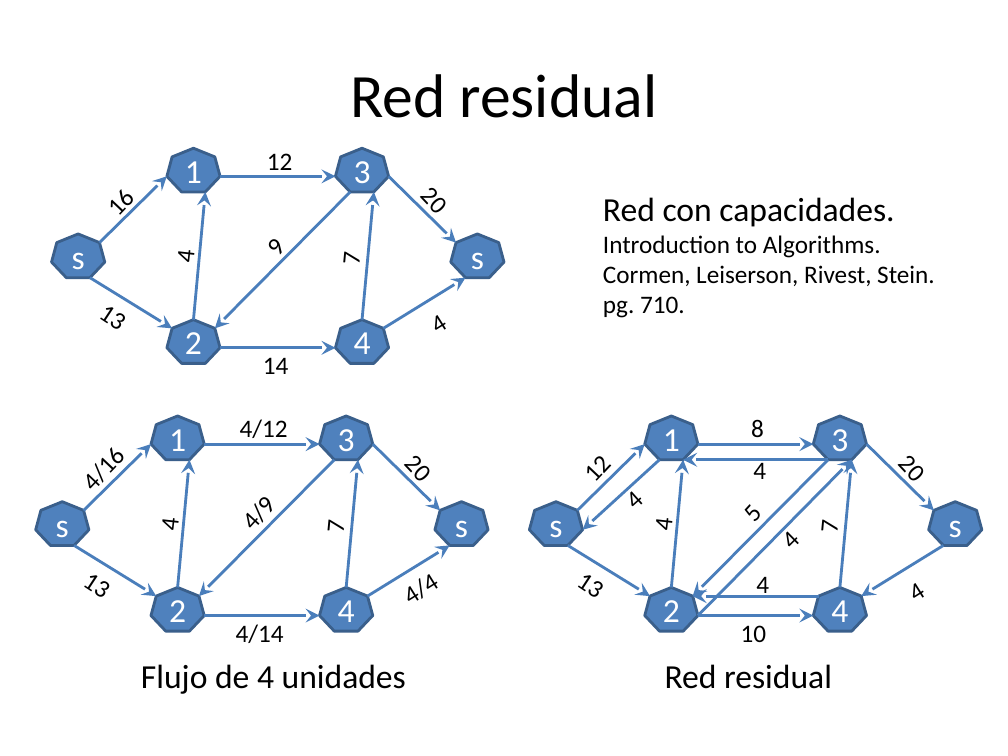
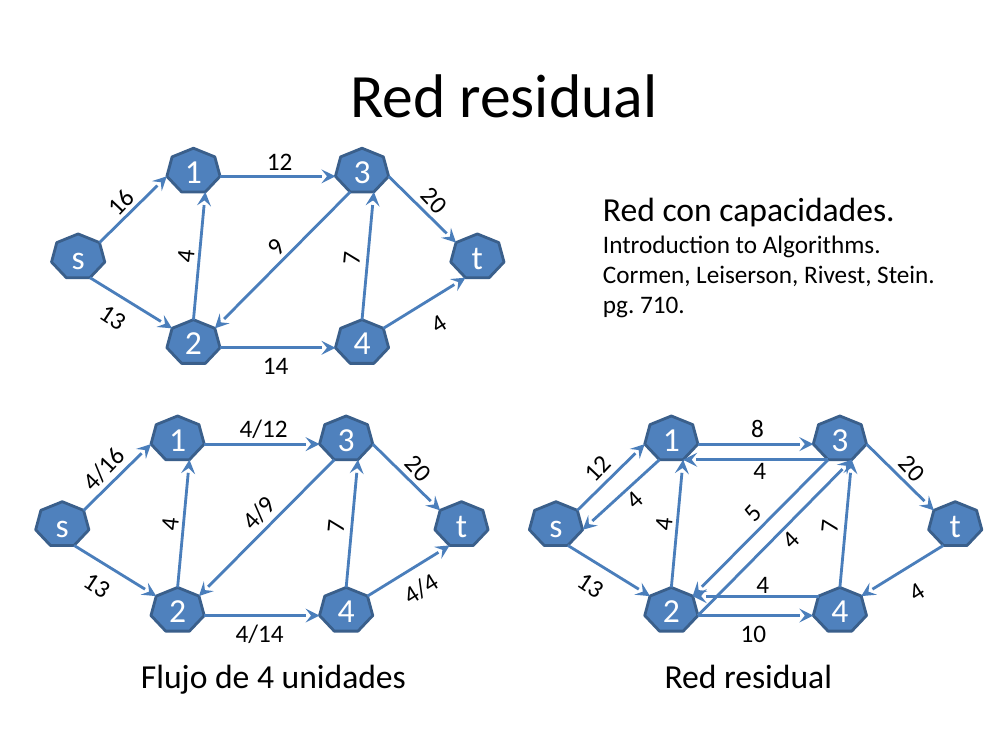
Before and after one commit to rmaranzana/OSS11_basic_examples, a slide deck: slide 26 of class/Clase 1-2019.pptx. Drawn at 1008x756 pixels with LibreOffice and Linux fonts; fonts in the diff are those of the drawing. Boxes give left, top, right and bottom in pixels: in the first picture for what was removed or moved away, otherwise in the second. Text is boxed around its words. In the diff, an @@ line names an element or a change of style, - is before the commit and + after.

Commit message:
typos

```diff
--- a/class/Clase 1-2019.pptx
+++ b/class/Clase 1-2019.pptx
@@ text in heptagon at (x1=472, y1=247, x2=483, y2=269): text changed @@
-s
+t
@@ text in heptagon at (x1=456, y1=515, x2=467, y2=545): text changed @@
-s
+t
@@ text in heptagon at (x1=950, y1=515, x2=961, y2=545): text changed @@
-s
+t
```
Also in this commit, not shown: 1 other slide changed.
